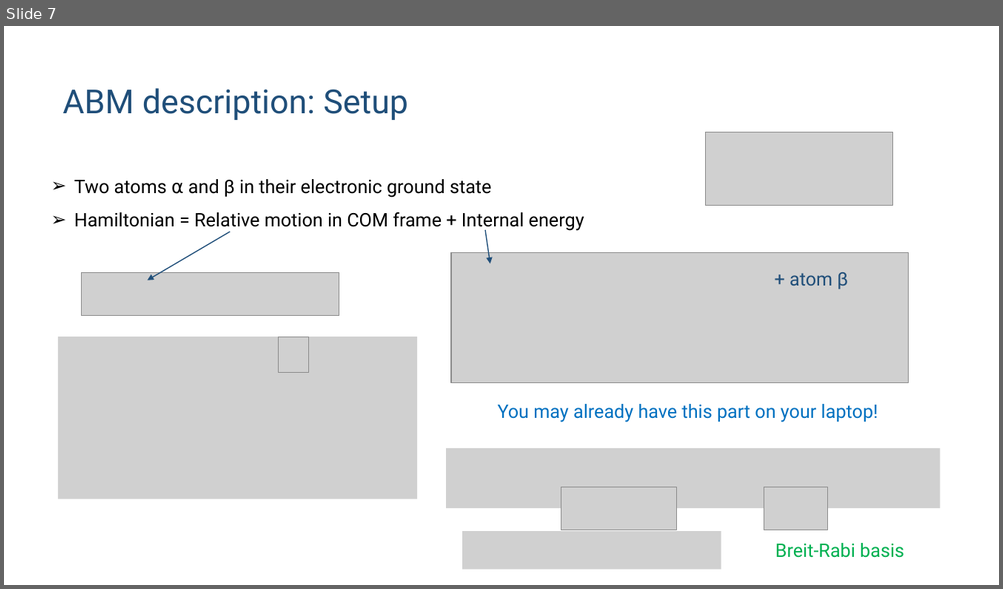
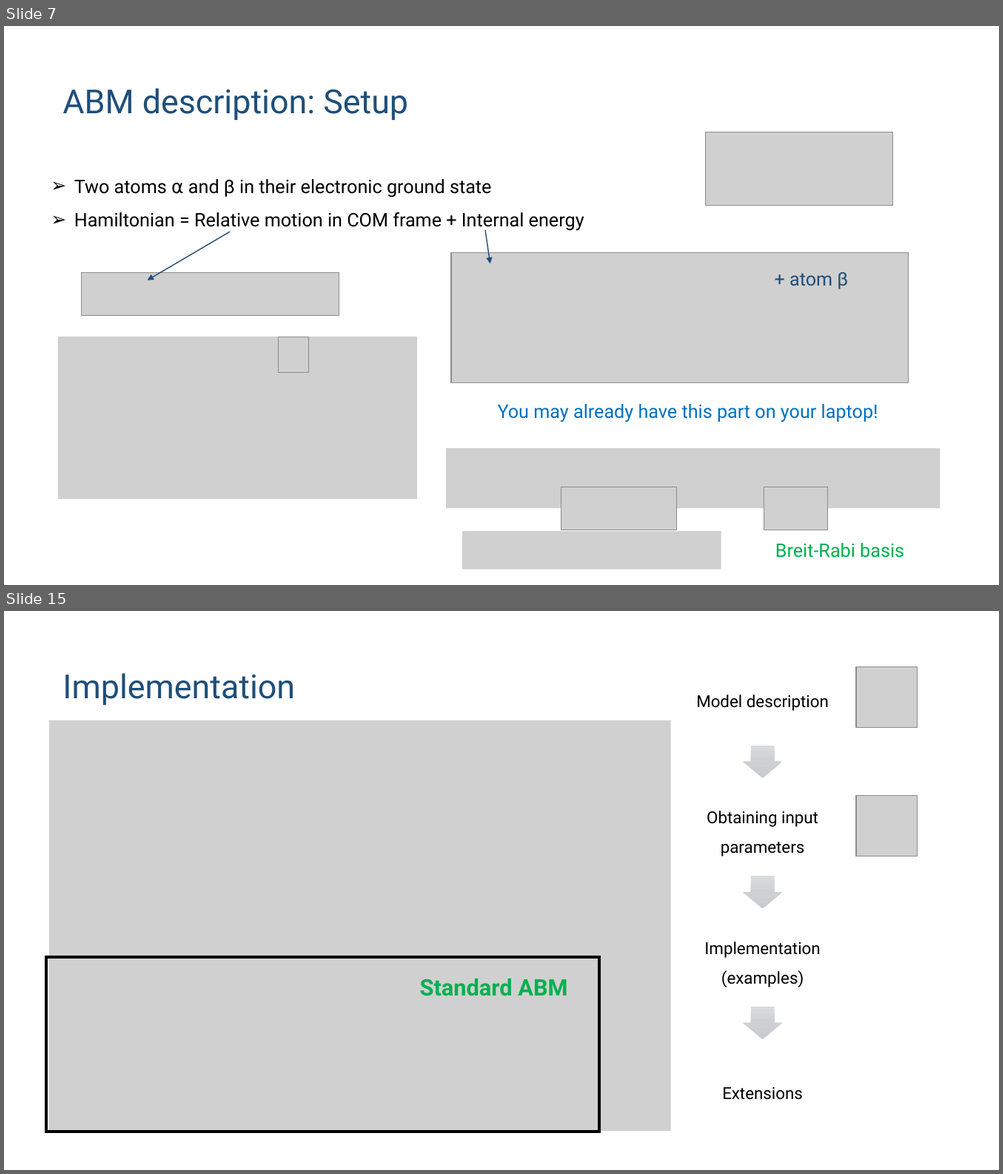
Before and after one commit to huanium/huanium, a slide deck: MIT_PhD/ZGS/ZGS-Sep-01-2023/BUI_ZGS_2023_Sep_01.pptx. Shown one above the other, each under a label of ours: slide 7 before the commit, slides 7 and 15 after it; the slides between them are not shown. The pictures are 1003x589 and 1003x1174 pixels, drawn with LibreOffice and Linux fonts; fonts in the diff are those of the drawing; grey boxes stand for pictures. Boxes give left, top, right and bottom in pixels: in the first picture for what was removed or moved away, otherwise in the second. Text is boxed around its words. In the diff, an @@ line names an element or a change of style, - is before the commit and + after.

```diff
--- a/MIT_PhD/ZGS/ZGS-Sep-01-2023/BUI_ZGS_2023_Sep_01.pptx
+++ b/MIT_PhD/ZGS/ZGS-Sep-01-2023/BUI_ZGS_2023_Sep_01.pptx
@@ slide 15 added at box(4, 611, 999, 1170), background #FFFFFF @@
@@ title added at box(62, 673, 295, 705), 32 pt, text #1F4E79 @@
+Implementation
@@ picture added at box(856, 667, 917, 728) @@
@@ picture added at box(48, 721, 670, 1132) @@
@@ picture added at box(856, 795, 917, 857) @@
@@ frame added at box(45, 957, 600, 1133), fill #000000, outline #000000 1 pt @@
@@ text added at box(420, 979, 567, 997), 22 pt, text #00B050, bold @@
+Standard ABM
@@ group added at box(684, 695, 840, 1133): 4 texts, 3 right arrows, 3 rounded rectangles @@
+Model description
+Obtaining input parameters
+Implementation
+(examples)
+Extensions
```
Also in this commit, not shown: 7 slides changed, 9 other slides added, 1 other file.
